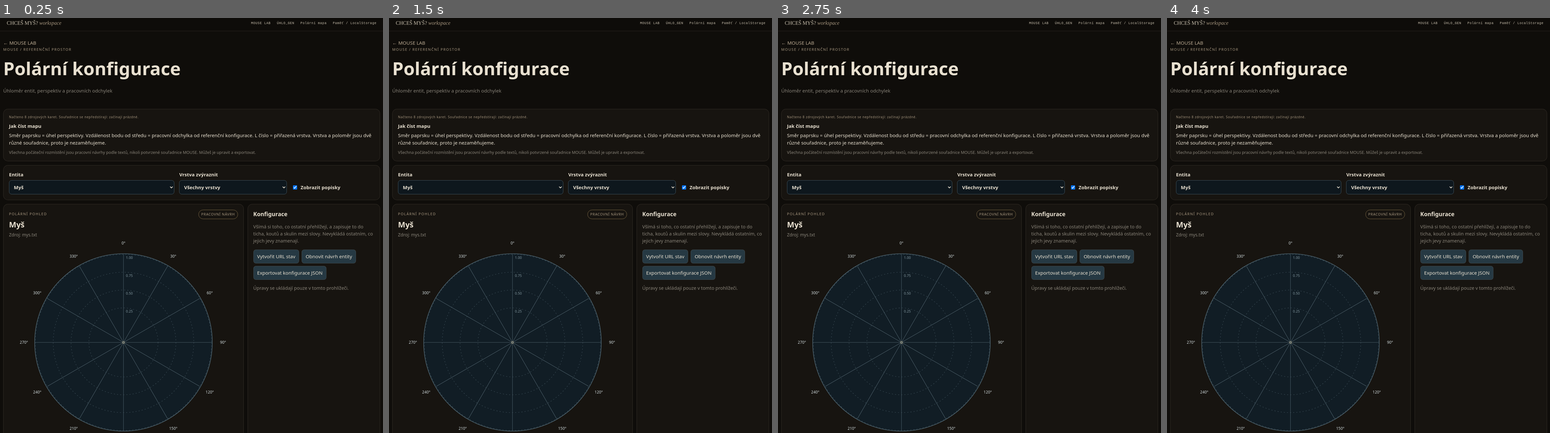
Above: before the commit, frames 1-4 (left to right).
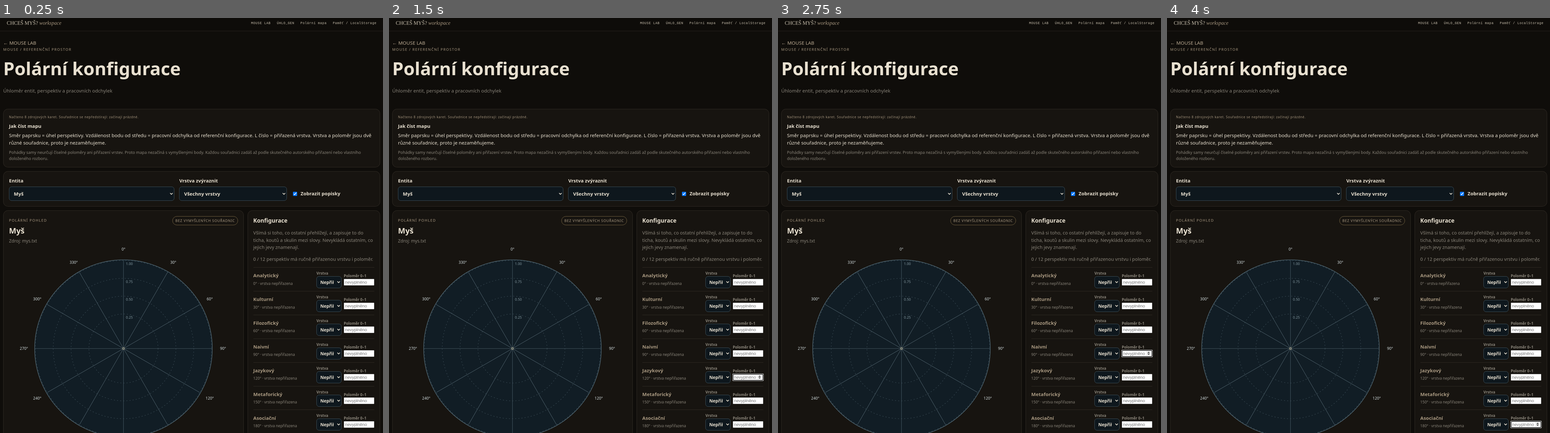
Above: after the commit, the same moments.

Repository: artmisanovak-prog/games_gen
Game: browser game, page doma/mouse_lab/polar.html
Same seed, same stepped clock (60 frames per second), same inputs: the game is played once before the commit and once after it.
Inputs (mouse positions are in pixels of both pictures, inside the frame that each line leads up to):
- Up to frame 1 (0.25 s): no input
- Up to frame 2 (1.5 s): click (749, 379) at 1.27 s; type "8" at 1.27 s; tap Enter at 1.3 s
- Up to frame 3 (2.75 s): click (1138, 399) at 1.87 s; type "5" at 1.87 s; tap Enter at 1.9, 2.5 s; click (1138, 354) at 2.47 s; type "2" at 2.47 s
- Up to frame 4 (4 s): click (1527, 329) at 3.07 s; type "9" at 3.07 s; tap Enter at 3.1, 3.7 s; click (1527, 424) at 3.67 s; type "6" at 3.67 s

The runs differ from the first frame. In frame 1, 7.1% of the frame differs, in the area x 0-100%, y 31-100%; in frame 2, 7.1%; in frame 3, 7.1%; in frame 4, 7.1%.
Error before the commit: TypeError: Cannot set properties of null (setting 'textContent')

Commit message:
Explain that polar values require real authored assignments

Diff:
--- a/doma/mouse_lab/polar.html
+++ b/doma/mouse_lab/polar.html
@@ -2,9 +2,9 @@
 <html lang="cs"><head><meta charset="utf-8"><meta name="viewport" content="width=device-width,initial-scale=1"><meta na …(217 unchanged characters)…
 <body><header><a href="./index.html">← MOUSE LAB</a><div class="eyebrow">MOUSE / REFERENČNÍ PROSTOR</div><h1>Polární konfigurace</h1><p>Úhloměr entit, perspektiv a pracovních odchylek</p></header>
 <main>
-<section class="intro"><div id="apiStatus" class="apiStatus" …(226 unchanged characters)… dnice, proto je nezaměňujeme.</p><small>Všechna počáteční rozmístění jsou pracovní návrhy podle textů, nikoli potvrzené souřadnice MOUSE. Můžeš je upravit a exportovat.</small></div></section>
+<section class="intro"><div id="apiStatus" class="apiStatus" …(226 unchanged characters)… dnice, proto je nezaměňujeme.</p><small>Pohádky samy neurčují číselné poloměry ani přiřazení vrstev. Proto mapa nezačíná s vymyšlenými body. Každou souřadnici zadáš až podle skutečného autorského přiřazení nebo vlastního doloženého rozboru.</small></div></section>
 <section class="controls"><label>Entita<select id="entity"></select></label><label>Vrstva zvýraznit<select id="layerFilter"><option value="all">Všechny vrstvy</option></select></label><label class="check"><input id="showLabels" type="checkbox" checked> Zobrazit popisky</label></section>
-<section class="layout"><div class="mapPanel"><div class="ma …(94 unchanged characters)… rceTitle"></p></div><span class="draft">PRACOVNÍ NÁVRH</span></div><div class="wheelWrap"><svg id="wheel" viewBox="0 0 600 600" role="img" aria-label="Polární úhloměr s perspektivami"></svg></div><div class="legend"><span><i class="dot"></i> perspektiva</span><span><i class="ring" …(67 unchanged characters)…
-<aside class="detail"><h3>Konfigurace</h3><p id="entityDescription"></p><div id="angleList"></div><div class="actions"><button id="shareUrl">Vytvořit URL stav</button><button id="resetEntity">Obnovit návrh entity</button><button id="export">Exportovat  …(292 unchanged characters)…
-<section class="method"><h2>Co zatím mapa tvrdí a co netvrdí</h2><p>Každá entita má všech 12 referenčních úhlů a každá vrstva 1 až 12 je v její konfiguraci použita právě jednou. Počáteční vrstvy a poloměry jsou návrhové hypotézy odvozené z konkrétních mechanismů v pohádce. Nejsou vydávány za původní autorské měření. Úhel zůstává směrem pohledu; vrstva označuje samostatnou pozici v uspořádání; poloměr vyjadřuje míru pracovního posunu. Číselná stupnice poloměru je zatím relativní a potřebuje pozdější kalibraci.</p></section>
+<section class="layout"><div class="mapPanel"><div class="ma …(94 unchanged characters)… rceTitle"></p></div><span class="draft">BEZ VYMYŠLENÝCH SOUŘADNIC</span></div><div class="wheelWrap"><svg id="wheel" viewBox="0 0 600 600" role="img" aria-label="Polární úhloměr s perspektivami"></svg></div><div class="legend"><span><i class="dot"></i> ručně zadaná perspektiva</span><span><i class="ring" …(67 unchanged characters)…
+<aside class="detail"><h3>Konfigurace</h3><p id="entityDescription"></p><p id="configuredCount" class="smallnote">0 / 12 perspektiv má ručně přiřazenou vrstvu i poloměr.</p><div id="angleList"></div><div class="actions"><button id="shareUrl">Vytvořit URL stav</button><button id="resetEntity">Vymazat ruční konfiguraci</button><button id="export">Exportovat  …(292 unchanged characters)…
+<section class="method"><h2>Co zatím mapa tvrdí a co netvrdí</h2><p>Každá entita může být zkoumána ve všech 12 referenčních směrech. Vrstva a poloměr se ale nesmějí odvozovat automaticky z tématu pohádky. Proto jsou pole prázdná, dokud nejsou doloženě přiřazena. Jedna vrstva může být v konfiguraci použita nejvýše jednou. Poloměr 0–1 je pouze číselné pole, dokud nebude přesně definováno, co měří a vůči jaké referenci.</p></section>
 </main><footer><a href="./storage/">Paměť / LocalStorage</a> · <a href="../uhlo_gen/">ÚHLO_GEN</a> · MOUSE LAB · lokální vizualizace · exportuj JSON, pokud chceš přenést úpravy do jiného zařízení.</footer><script src="polar.js"></script></body></html>
